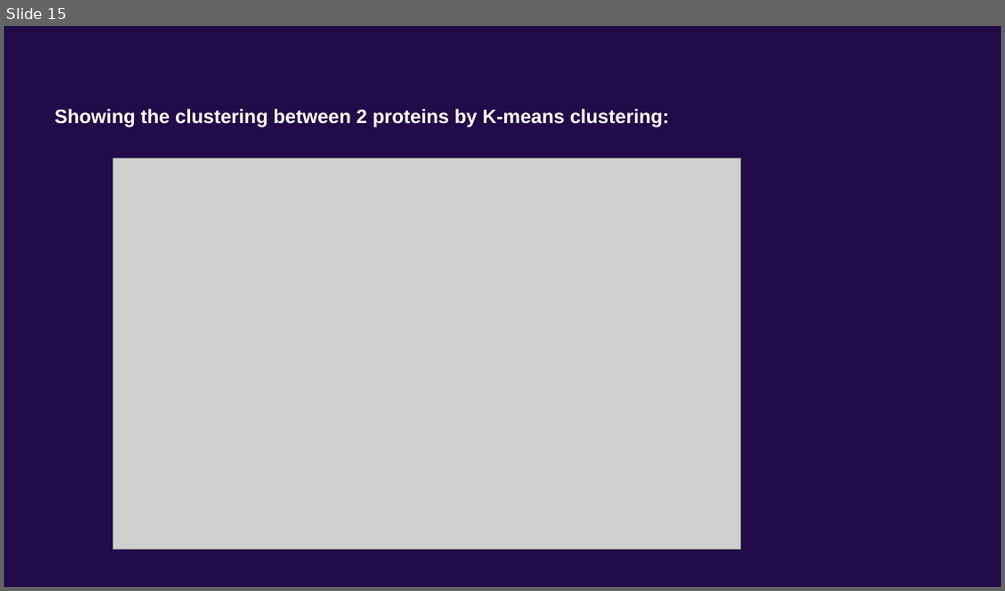
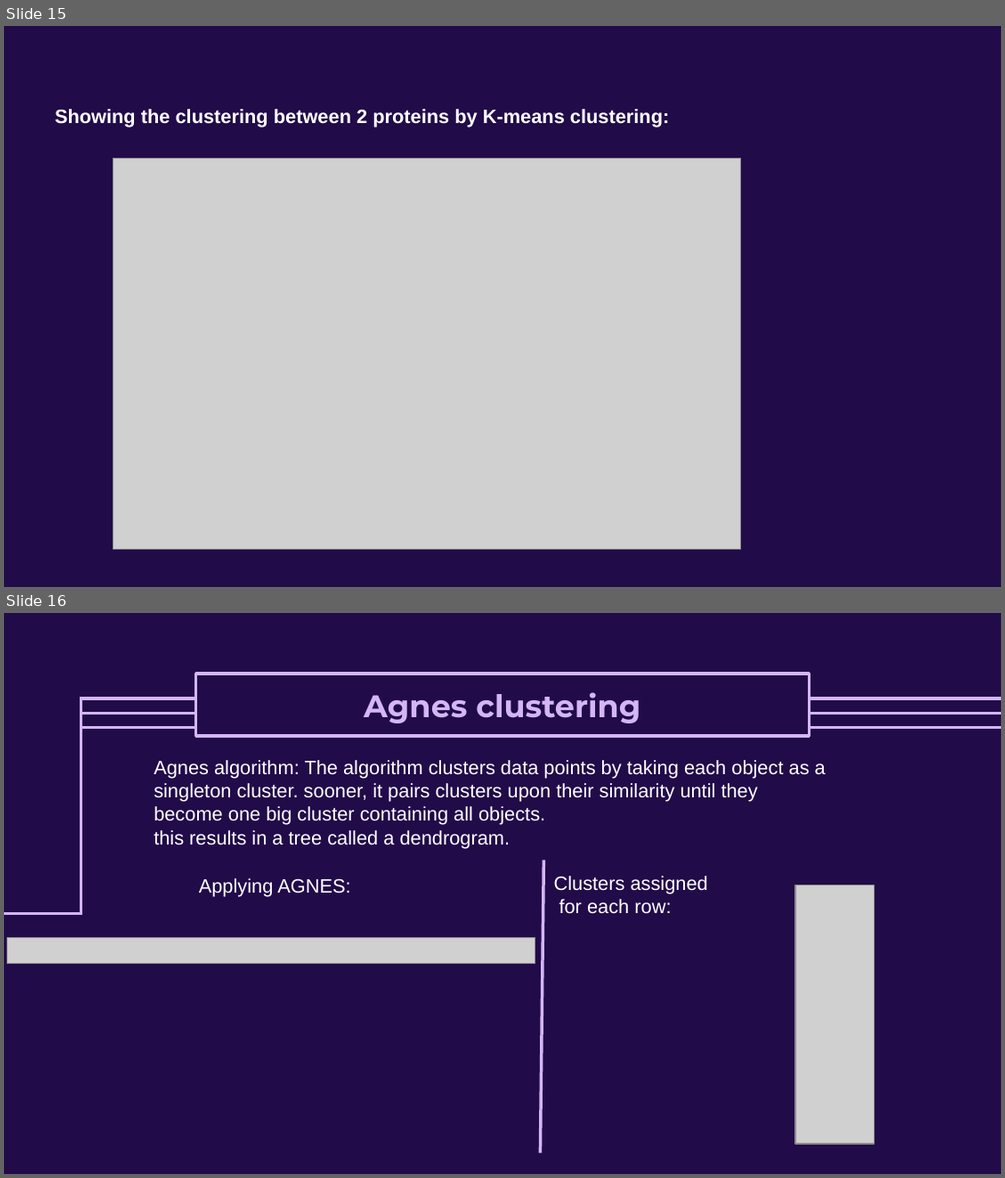
Before and after one commit to NurhandeAkyuz/Mice-Protein-Expression-Data-Analysis, a slide deck: Slides_data_mining_project2.pptx. Shown one above the other, each under a label of ours: slide 15 before the commit, slides 15 and 16 after it. The pictures are 1005x591 and 1005x1178 pixels, drawn with LibreOffice and Linux fonts; fonts in the diff are those of the drawing; grey boxes stand for pictures. Boxes give left, top, right and bottom in pixels: in the first picture for what was removed or moved away, otherwise in the second. Text is boxed around its words. In the diff, an @@ line names an element or a change of style, - is before the commit and + after.

Commit message:
agnes part is added

```diff
--- a/Slides_data_mining_project2.pptx
+++ b/Slides_data_mining_project2.pptx
@@ slide 16 added at <box>4,613,1001,1174</box>, background #220B49 @@
@@ title added at <box>196,674,809,737</box>, fill #220B49, outline #D4B6F6 2.25 pt, 22.5 pt, text #D4B6F6, bold @@
+Agnes clustering
@@ line added from (81, 697) to (81, 914), #D4B6F6 2.25 pt @@
@@ line added from (82, 698) to (1001, 698), #D4B6F6 2.25 pt @@
@@ line added from (82, 713) to (1001, 713), #D4B6F6 2.25 pt @@
@@ line added from (82, 728) to (1001, 728), #D4B6F6 2.25 pt @@
@@ text added at <box>154,760,825,848</box>, 14 pt, text #FFFFFF @@
+Agnes algorithm: The algorithm clusters data points by taking each object as a singleton cluster. sooner, it pairs clusters upon their similarity until they become one big cluster containing all objects.
+this results in a tree called a dendrogram.
@@ text added at <box>199,878,350,897</box>, 14 pt, text #FFFFFF @@
+Applying AGNES:
@@ line added from (543, 860) to (541, 1152), #D4B6F6 2.25 pt @@
@@ text added at <box>554,876,708,914</box>, 14 pt, text #FFFFFF @@
+Clusters assigned
+for each row:
@@ picture added at <box>795,885,874,1144</box> @@
@@ line added from (82, 913) to (4, 913), #D4B6F6 2.25 pt @@
@@ picture added at <box>7,937,535,963</box> @@
```
Also in this commit, not shown: 23 other slides changed, 2 other slides added.
